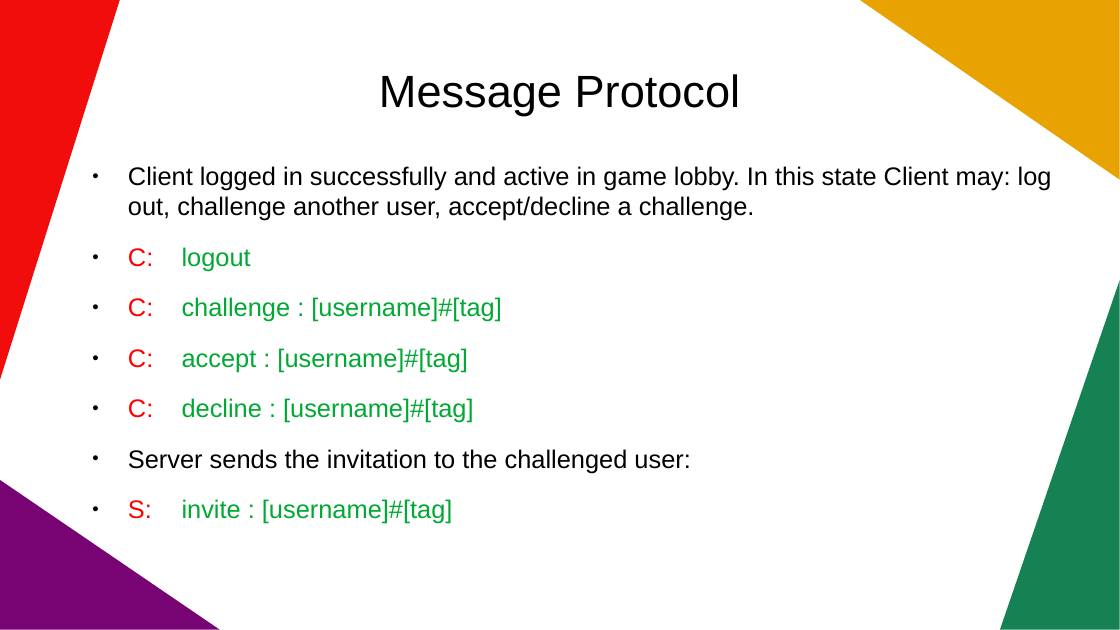
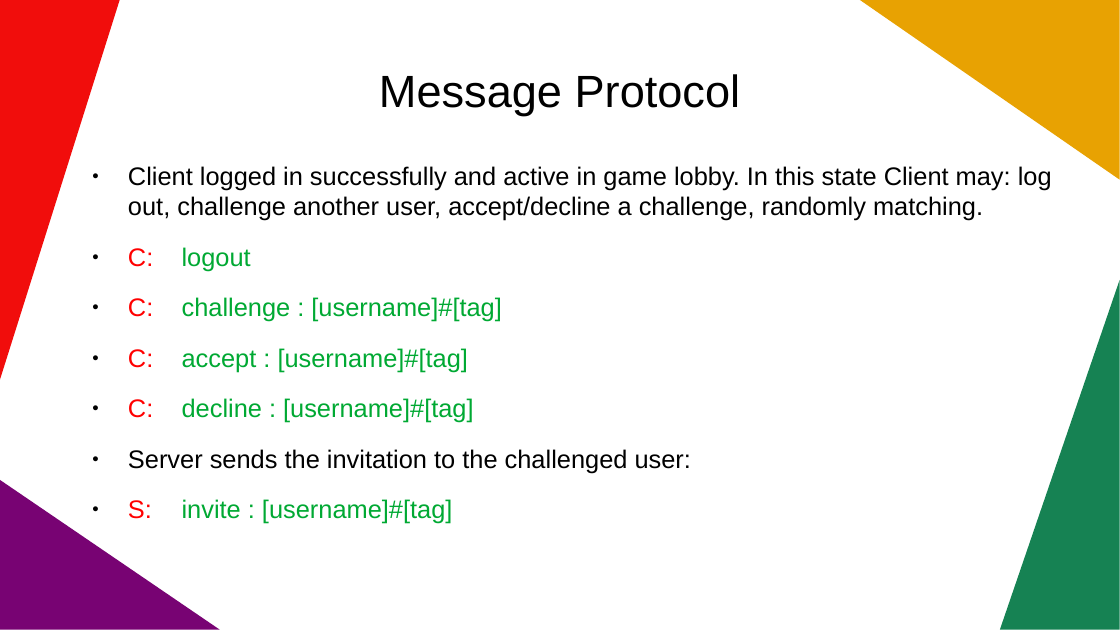
Before and after one commit to sonbeohaudau/battleship_online, a slide deck: slide 10 of Slide/ship.pptx. Drawn at 1120x630 pixels with LibreOffice and Linux fonts; fonts in the diff are those of the drawing. Boxes give left, top, right and bottom in pixels: in the first picture for what was removed or moved away, otherwise in the second. Text is boxed around its words. In the diff, an @@ line names an element or a change of style, - is before the commit and + after.

Commit message:
tmp fix to slide

```diff
--- a/Slide/ship.pptx
+++ b/Slide/ship.pptx
@@ text at [128, 166, 1052, 221]: text changed @@
-● Client logged in successfully and active in game lobby. In this state Client may: log out, challenge another user, accept/decline a challenge.
+● Client logged in successfully and active in game lobby. In this state Client may: log out, challenge another user, accept/decline a challenge, randomly matching.
```
Also in this commit, not shown: 1 other slide changed.
